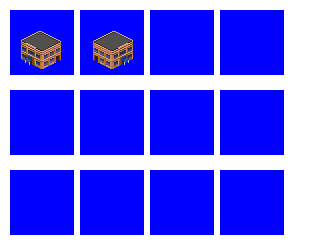
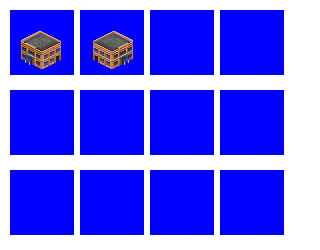
Layer changes from the first 320px x 250px image to the second:
painted on "reduce size" over [21, 32, 132, 59]
